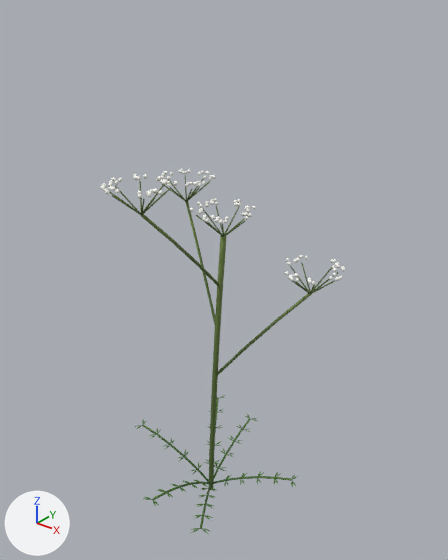
The glTF model AssetSource/Models/caraway.glb as it was, and as the next commit left it.
Before and after are seen from a camera (50 mm lens) standing at (0.496, -0.586, 0.75) and looking at (0.019, 0.011, 0.38). Lighting does not change. The marker at lower left points along +X, +Y and +Z. The picture after the commit comes second. Vertices at exactly the same position are counted once.

The first picture shows 'caraway'.
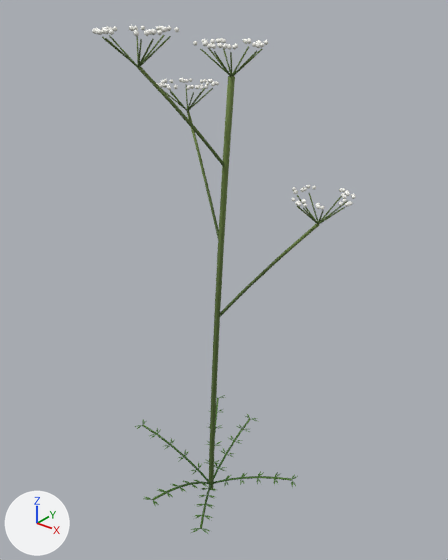
Boxes [x1, y1, x2, y2] around the edits, measured in the pictures (448 x 560 px; the box of a moved part takes in the faces that stretch with it):
'caraway', reshaped (7% wider, 39% taller)
    before: [100, 169, 345, 534]
    after: [92, 25, 355, 534]
part 1 of me_caraway, moved or reshaped
    before: [216, 293, 312, 376]
    after: [219, 224, 319, 317]
part 2 of me_caraway, moved or reshaped
    before: [185, 201, 215, 325]
    after: [186, 110, 219, 238]
part 3 of me_caraway, moved or reshaped
    before: [141, 214, 219, 287]
    after: [137, 67, 224, 167]
part 4 of me_caraway, moved or reshaped
    before: [224, 221, 245, 236]
    after: [232, 50, 257, 76]
part 5 of me_caraway, moved or reshaped
    before: [226, 218, 245, 234]
    after: [235, 49, 263, 75]
part 6 of me_caraway, moved or reshaped
    before: [224, 207, 239, 235]
    after: [232, 46, 249, 75]
part 7 of me_caraway, moved or reshaped
    before: [216, 206, 223, 234]
    after: [223, 49, 231, 74]
part 8 of me_caraway, moved or reshaped
    before: [209, 416, 216, 455]
    after: [210, 381, 217, 439]
part 9 of me_caraway, moved or reshaped
    before: [285, 255, 345, 294]
    after: [292, 185, 355, 224]
part 10 of me_caraway, moved or reshaped
    before: [211, 376, 218, 418]
    after: [212, 318, 220, 382]
part 11 of me_caraway, moved or reshaped
    before: [156, 169, 216, 201]
    after: [157, 78, 219, 111]
part 12 of me_caraway, moved or reshaped
    before: [212, 333, 220, 378]
    after: [214, 247, 224, 319]
part 13 of me_caraway, moved or reshaped
    before: [100, 173, 178, 215]
    after: [92, 25, 179, 67]
part 14 of me_caraway, moved or reshaped
    before: [214, 236, 226, 335]
    after: [218, 77, 235, 248]
part 15 of me_caraway, moved or reshaped
    before: [190, 201, 229, 238]
    after: [193, 39, 238, 77]

Diff of the bpy script that builds the scene:
```diff
--- a/AssetSource/Models/caraway.glb.py
+++ b/AssetSource/Models/caraway.glb.py
@@ me_caraway @@
 # used by ob_caraway; location = (0.0, 0.0, 0.0)
-me_caraway.from_pydata(...)  # 2798 vertices, 4167 faces; spans x -0.145..0.169, y -0.148..0.13, z 0.0..0.539
+me_caraway.from_pydata(...)  # 2798 vertices, 4167 faces; spans x -0.145..0.174, y -0.148..0.13, z 0.0..0.705
+# me_caraway part 1: the loose piece of 13 vertices spanning x 0.008..0.126, y -0.002..0.064, z 0.223..0.374 is moved by (0.005, 0.0, 0.1)
+# me_caraway part 2: the loose piece of 13 vertices spanning x -0.102..0.017, y -0.002..0.071, z 0.298..0.453 is moved by (0.007, 0.0, 0.133)
+# me_caraway part 3: the loose piece of 13 vertices spanning x -0.016..0.022, y -0.107..0.001, z 0.373..0.501 is moved by (0.009, 0.0, 0.166)
+# me_caraway part 4: the loose piece of 6 vertices spanning x 0.026..0.062, y -0.001..0.001, z 0.448..0.48 is moved by (0.012, 0.0, 0.2)
+# me_caraway part 5: the loose piece of 6 vertices spanning x 0.026..0.052, y -0.001..0.025, z 0.448..0.48 is moved by (0.012, 0.0, 0.2)
+# me_caraway part 6: the loose piece of 6 vertices spanning x 0.024..0.027, y -0.001..0.036, z 0.448..0.48 is moved by (0.012, 0.0, 0.2)
+# me_caraway part 7: the loose piece of 6 vertices spanning x -0.003..0.027, y -0.001..0.021, z 0.448..0.48 is moved by (0.012, 0.0, 0.2)
+# me_caraway part 8: all 4 vertices in x 0.004..0.009, y -0.003..0.003, z 0.15 are moved by (0.003, 0.0, 0.067)
+# me_caraway part 9: 528 of the vertices in x 0.081..0.169, y 0.018..0.105, z 0.372..0.411 are moved by (0.005, 0.0, 0.1)
+# me_caraway part 10: 4 of the vertices in x 0.008..0.013, y -0.003..0.003, z 0.225 are moved by (0.005, 0.0, 0.1)
+# me_caraway part 11: 528 of the vertices in x -0.144..-0.058, y 0.026..0.113, z 0.451..0.491 are moved by (0.007, 0.0, 0.133)
+# me_caraway part 12: 4 of the vertices in x 0.012..0.018, y -0.003..0.003, z 0.299..0.3 are moved by (0.007, 0.0, 0.133)
+# me_caraway part 13: 528 of the vertices in x -0.056..0.028, y -0.148..-0.061, z 0.499..0.539 are moved by (0.009, 0.0, 0.166)
+# me_caraway part 14: 4 of the vertices in x 0.018..0.023, y -0.003..0.003, z 0.374..0.375 are moved by (0.009, 0.0, 0.166)
+# me_caraway part 15: 305 of the vertices in x -0.018..0.057, y -0.044..0.018, z 0.448..0.488 are moved by (0.012, 0.0, 0.2)
+# other edits to the shape of me_caraway do not show in these pictures
 me_caraway.materials.append(mat_caraway_material)
```
